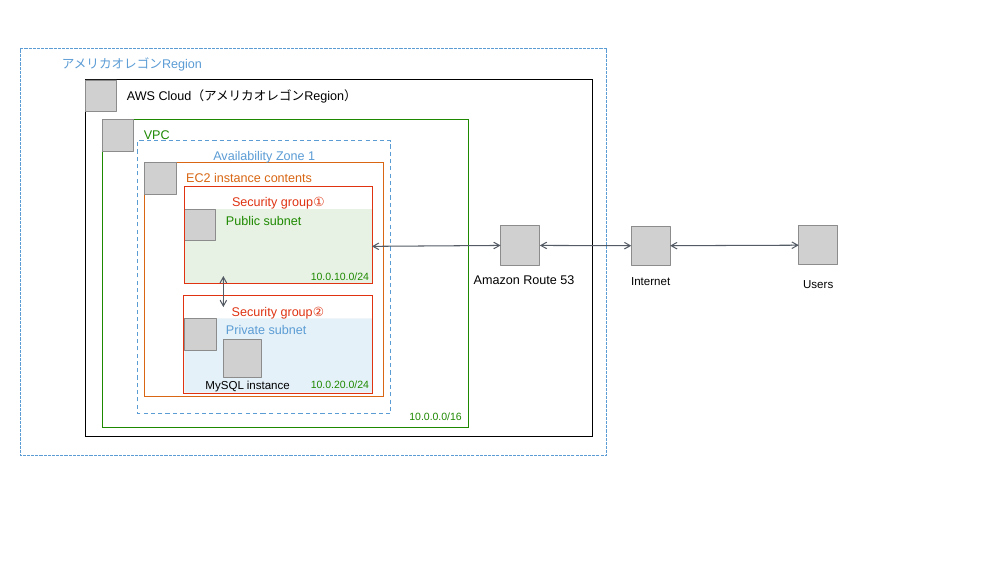
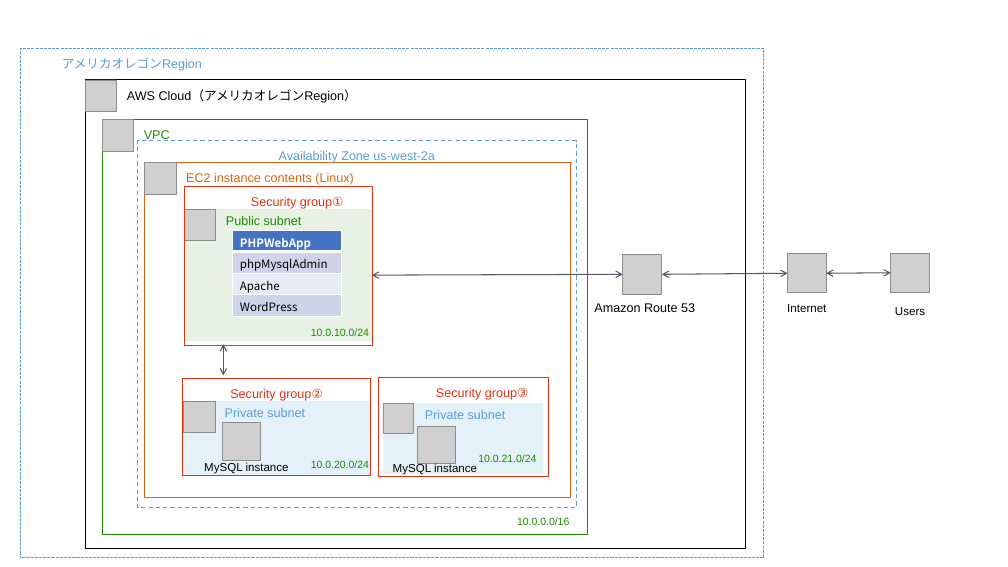
Before and after one commit to knobuhara/WordPressTrial, a slide deck: slide 1 of nobuhra_ネットワーク構成.pptx. Drawn at 1008x567 pixels with LibreOffice and Linux fonts; fonts in the diff are those of the drawing; grey boxes stand for pictures. Boxes give left, top, right and bottom in pixels: in the first picture for what was removed or moved away, otherwise in the second. Text is boxed around its words. In the diff, an @@ line names an element or a change of style, - is before the commit and + after.

```diff
--- a/nobuhra_ネットワーク構成.pptx
+++ b/nobuhra_ネットワーク構成.pptx
@@ rectangle "アメリカオレゴンRegion": place and size @@
-rectangle "アメリカオレゴンRegion" at [20, 49, 606, 457]
+rectangle "アメリカオレゴンRegion" at [20, 49, 765, 558]
@@ rectangle "AWS Cloud（アメリカオレゴンRegion）": place and size @@
-rectangle "AWS Cloud（アメリカオレゴンRegion）" at [85, 80, 593, 436]
+rectangle "AWS Cloud（アメリカオレゴンRegion）" at [85, 80, 746, 549]
@@ rectangle "VPC": place and size @@
-rectangle "VPC" at [102, 119, 469, 427]
+rectangle "VPC" at [102, 119, 588, 534]
@@ rectangle "Availability Zone us-west-2a": place and size @@
-rectangle "Availability Zone us-west-2a" at [138, 141, 391, 414]
+rectangle "Availability Zone us-west-2a" at [138, 141, 576, 508]
@@ rectangle "EC2 instance contents (Linux)": place and size @@
-rectangle "EC2 instance contents (Linux)" at [144, 163, 383, 397]
+rectangle "EC2 instance contents (Linux)" at [144, 163, 571, 498]
@@ text in rectangle at [186, 173, 353, 185]: text changed @@
-EC2 instance contents
+EC2 instance contents (Linux)
@@ text in rectangle at [279, 151, 435, 163]: text changed @@
-Availability Zone 1
+Availability Zone us-west-2a
@@ rectangle "Public subnet": place and size @@
-rectangle "Public subnet" at [185, 209, 372, 284]
+rectangle "Public subnet" at [185, 209, 372, 342]
@@ rectangle "Security group①": place and size @@
-rectangle "Security group①" at [185, 187, 373, 284]
+rectangle "Security group①" at [185, 187, 373, 346]
@@ rectangle "Security group①" at [185, 187, 373, 346]: list level 1 to 2 in "Security group①" @@
@@ table added at [232, 230, 341, 315], 4 rows, 1 columns @@
+PHPWebApp
+phpMysqlAdmin
+Apache
+WordPress
@@ picture: place and size @@
-picture at [501, 226, 540, 265]
+picture at [623, 255, 662, 294]
@@ picture: place and size @@
-picture at [631, 226, 670, 265]
+picture at [788, 254, 827, 293]
@@ picture: place and size @@
-picture at [799, 226, 838, 265]
+picture at [891, 253, 929, 292]
@@ double arrow moved from (501, 246) - (372, 247) to (623, 274) - (372, 275) @@
@@ text "Amazon Route 53": place and size @@
-text "Amazon Route 53" at [474, 275, 574, 284]
+text "Amazon Route 53" at [594, 303, 695, 312]
@@ double arrow moved from (631, 246) - (540, 246) to (788, 273) - (662, 274) @@
@@ text "Internet": place and size @@
-text "Internet" at [631, 277, 670, 285]
+text "Internet" at [787, 304, 826, 312]
@@ double arrow moved from (799, 245) - (670, 246) to (891, 273) - (827, 273) @@
@@ text "10.0.10.0/24": place and size @@
-text "10.0.10.0/24" at [311, 272, 369, 280]
+text "10.0.10.0/24" at [311, 328, 369, 336]
@@ text "Users": place and size @@
-text "Users" at [803, 280, 833, 288]
+text "Users" at [895, 307, 925, 315]
@@ double arrow moved from (223, 276) - (223, 307) to (223, 344) - (223, 375) @@
@@ rectangle added at [378, 378, 549, 477], outline #DF3312 1 pt, 12 pt, text #DF3312 @@
+  Security group③
@@ rectangle added at [383, 403, 544, 473], fill #007CBC at 10% opacity, 12 pt, text #5B9CD5 @@
+Private subnet
@@ picture added at [384, 404, 414, 434] @@
@@ picture added at [417, 426, 455, 464] @@
@@ 2 pictures, 2 rectangles, 1 text: place and size @@
-2 pictures, 2 rectangles, 1 text at [184, 296, 373, 393]
+2 pictures, 2 rectangles, 1 text at [182, 379, 371, 476]
@@ text "10.0.20.0/24": place and size @@
-text "10.0.20.0/24" at [311, 380, 369, 388]
+text "10.0.20.0/24" at [311, 460, 369, 468]
@@ text added at [393, 463, 477, 475], 11 pt, text #000000 @@
+MySQL instance
@@ text added at [478, 454, 536, 462], 10 pt, text #1E8900 @@
+10.0.21.0/24
@@ text "10.0.0.0/16": place and size @@
-text "10.0.0.0/16" at [409, 412, 461, 420]
+text "10.0.0.0/16" at [517, 517, 569, 525]
```
